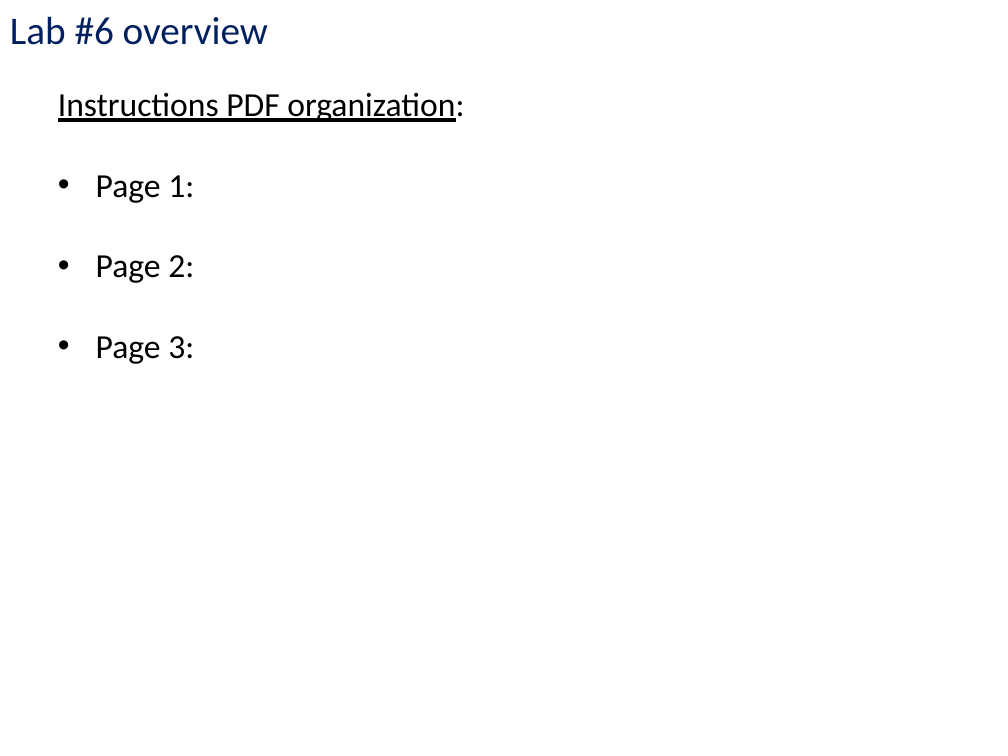
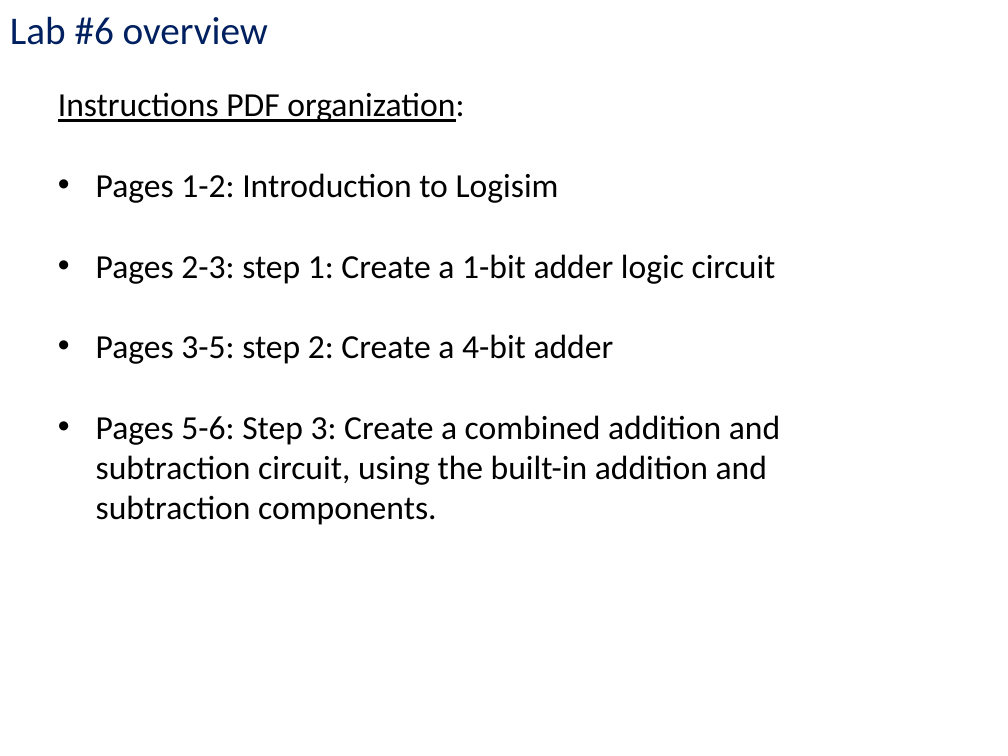
Before and after one commit to kc13/CS447TK, a slide deck: slide 2 of cs447tk_rec5_lab6_feb19.pptx. Drawn at 1008x756 pixels with LibreOffice and Linux fonts; fonts in the diff are those of the drawing. Boxes give left, top, right and bottom in pixels: in the first picture for what was removed or moved away, otherwise in the second. Text is boxed around its words. In the diff, an @@ line names an element or a change of style, - is before the commit and + after.

Commit message:
Lab #6 slides 2/19

```diff
--- a/cs447tk_rec5_lab6_feb19.pptx
+++ b/cs447tk_rec5_lab6_feb19.pptx
@@ text at [96,173,780,525]: text changed @@
-• Page 1:
-• Page 2:
-• Page 3:
+• Pages 1-2: Introduction to Logisim
+• Pages 2-3: step 1: Create a 1-bit adder logic circuit
+• Pages 3-5: step 2: Create a 4-bit adder
+• Pages 5-6: Step 3: Create a combined addition and subtraction circuit, using the built-in addition and subtraction components.
```
Also in this commit, not shown: 1 other slide changed, 6 slides added, 1 slide removed.
